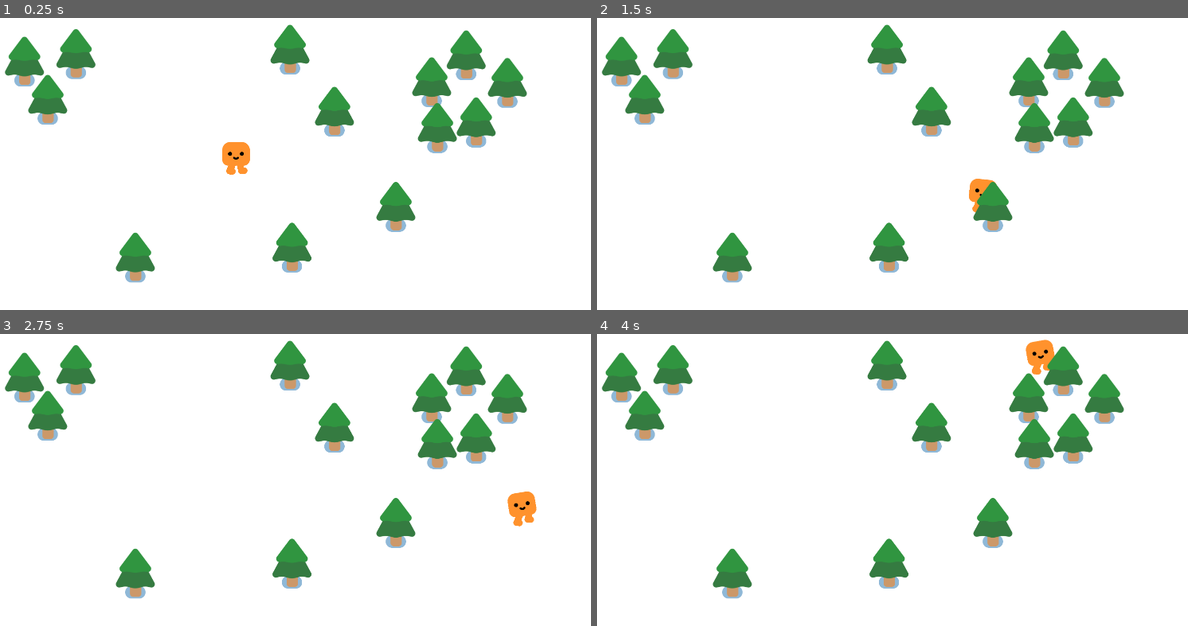
Above: before the commit, frames 1-4 (two rows, left to right).
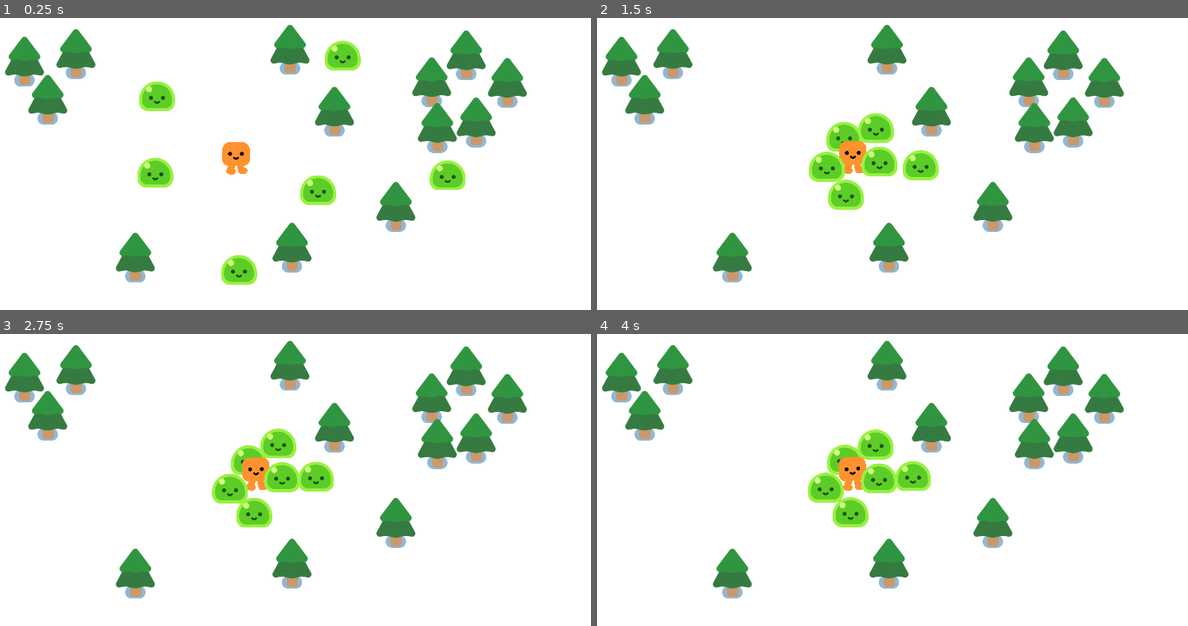
Above: after the commit, the same moments.

Repository: peeryo/Survivors
Game: Godot game, scene res://survivors_game.tscn
Same seed, same stepped clock (60 frames per second), same inputs: the game is played once before the commit and once after it.
Inputs:
- Up to frame 1 (0.25 s): no input
- Up to frame 2 (1.5 s): hold D (move_right) 0.53-1.28 s; hold S (move_down) from 1.28 s (still down)
- Up to frame 3 (2.75 s): release S (move_down) at 2.03 s; hold D (move_right) from 2.03 s (still down)
- Up to frame 4 (4 s): release D (move_right) at 2.78 s; hold W (move_up) 2.78-3.53 s; hold A (move_left) from 3.53 s (still down)

The runs differ from the first frame. In frame 1, 3.2% of the frame differs, in the area x 23-79%, y 7-92%; in frame 2, 3.7%; in frame 3, 3.8%; in frame 4, 3.8%, in the area x 35-78%, y 1-67%.

Commit message:
mobs added and follow player

Diff:
--- /dev/null
+++ b/mob.gd
@@ -0,0 +1,8 @@
+extends CharacterBody2D
+
+@onready var player = $"../Player"
+
+func _physics_process(delta):
+	var direction = global_position.direction_to(player.global_position)
+	velocity = direction * 300.0
+	move_and_slide()
--- /dev/null
+++ b/mob.tscn
@@ -0,0 +1,16 @@
+[gd_scene load_steps=4 format=3 uid="uid://dgh6tjjrxmelm"]
+
+[ext_resource type="Script" path="res://mob.gd" id="1_40fjq"]
+[ext_resource type="PackedScene" uid="uid://ogik4s70pgwl" path="res://slime.tscn" id="1_r8bsg"]
+
+[sub_resource type="CircleShape2D" id="CircleShape2D_xl7rb"]
+radius = 51.0098
+
+[node name="Mob" type="CharacterBody2D"]
+script = ExtResource("1_40fjq")
+
+[node name="Slime" parent="." instance=ExtResource("1_r8bsg")]
+
+[node name="CollisionShape2D" type="CollisionShape2D" parent="."]
+position = Vector2(0, -29)
+shape = SubResource("CircleShape2D_xl7rb")
--- a/survivors_game.tscn
+++ b/survivors_game.tscn
@@ -1,7 +1,8 @@
-[gd_scene load_steps=3 format=3 uid="uid://bwkye65d6uu32"]
+[gd_scene load_steps=4 format=3 uid="uid://bwkye65d6uu32"]
 
 [ext_resource type="PackedScene" uid="uid://cpcqbi7ng18xt" path="res://player.tscn" id="1_xyihy"]
 [ext_resource type="PackedScene" uid="uid://y50ys8usctg0" path="res://pine_tree.tscn" id="2_rwk7x"]
+[ext_resource type="PackedScene" uid="uid://dgh6tjjrxmelm" path="res://mob.tscn" id="3_vn361"]
 
 [node name="Game" type="Node2D"]
 y_sort_enabled = true
@@ -51,3 +52,21 @@
 
 [node name="PineTree13" parent="." instance=ExtResource("2_rwk7x")]
 position = Vector2(1332, 721)
+
+[node name="Mob" parent="." instance=ExtResource("3_vn361")]
+position = Vector2(533, 610)
+
+[node name="Mob2" parent="." instance=ExtResource("3_vn361")]
+position = Vector2(554, 321)
+
+[node name="Mob3" parent="." instance=ExtResource("3_vn361")]
+position = Vector2(1225, 193)
+
+[node name="Mob4" parent="." instance=ExtResource("3_vn361")]
+position = Vector2(861, 967)
+
+[node name="Mob5" parent="." instance=ExtResource("3_vn361")]
+position = Vector2(1168, 677)
+
+[node name="Mob6" parent="." instance=ExtResource("3_vn361")]
+position = Vector2(1563, 612)
Renamed: characters/slime/slime.tscn -> slime.tscn
